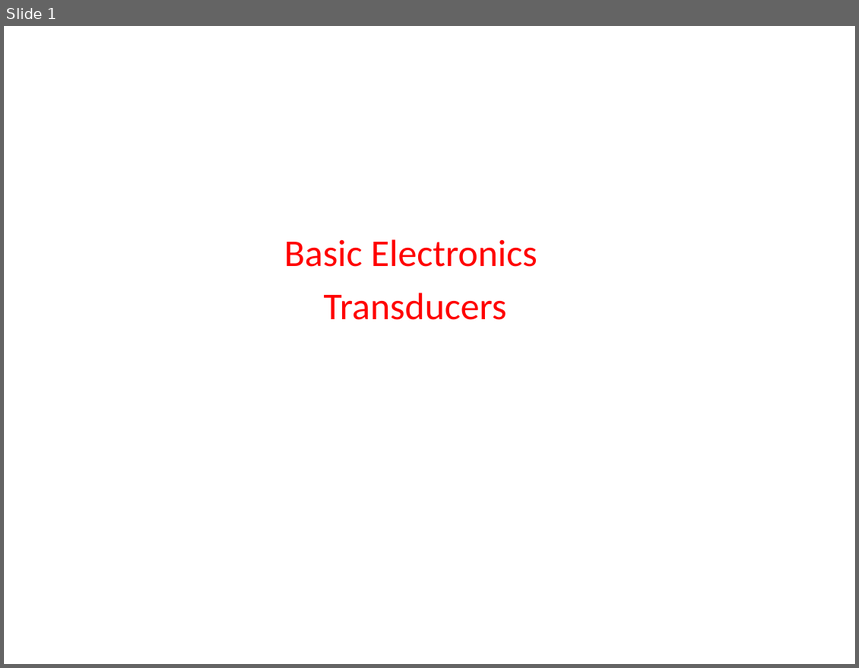
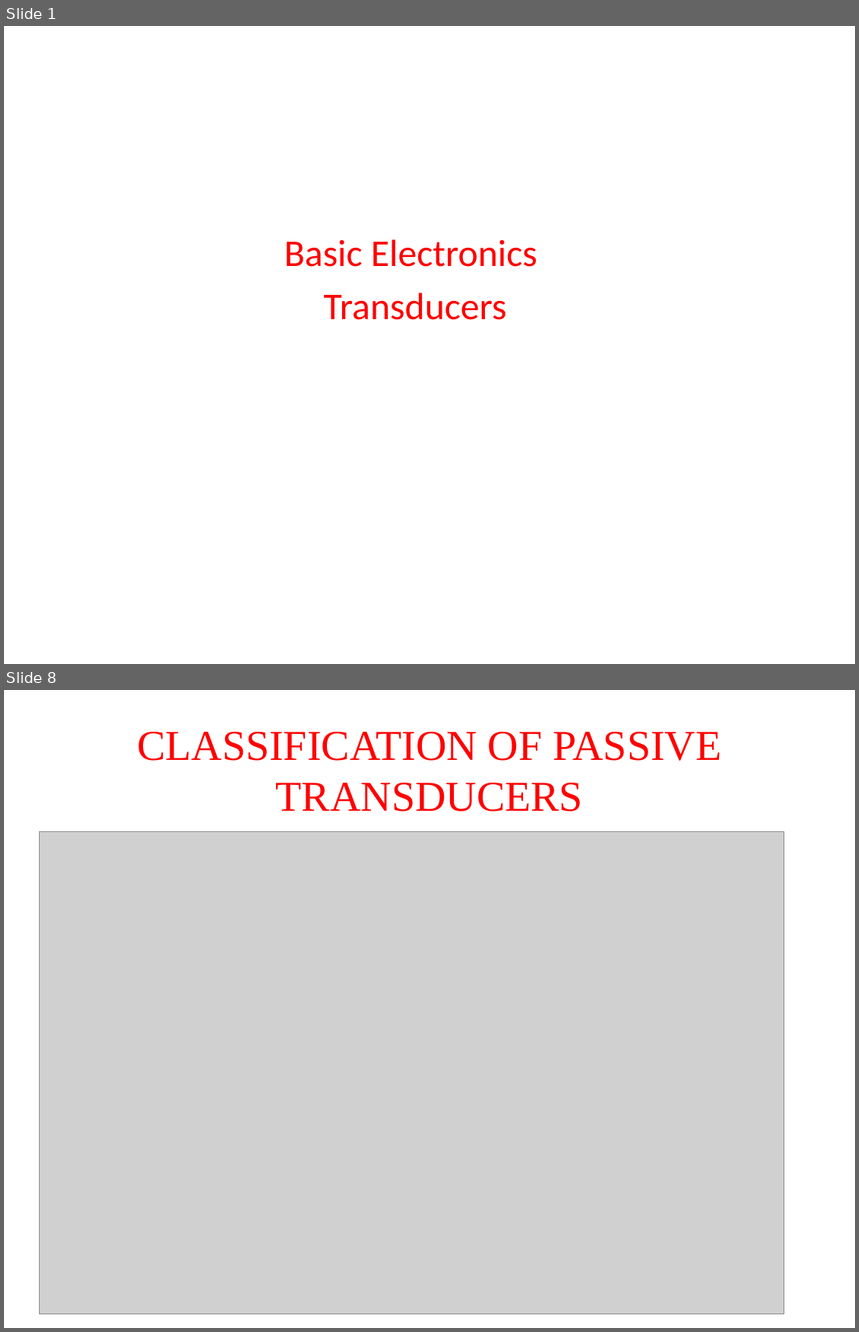
Before and after one commit to madhavirepe/Transducers, a slide deck: Transducers.pptx. Shown one above the other, each under a label of ours: slide 1 before the commit, slides 1 and 8 after it; the slides between them are not shown. The pictures are 859x668 and 859x1332 pixels, drawn with LibreOffice and Linux fonts; fonts in the diff are those of the drawing; grey boxes stand for pictures. Boxes give left, top, right and bottom in pixels: in the first picture for what was removed or moved away, otherwise in the second. Text is boxed around its words. In the diff, an @@ line names an element or a change of style, - is before the commit and + after.

```diff
--- a/Transducers.pptx
+++ b/Transducers.pptx
@@ slide 8 added at bbox=[4, 690, 855, 1328], background #FFFFFF @@
@@ title added at bbox=[137, 732, 721, 812], 36 pt, text #FF0000 @@
+CLASSIFICATION OF PASSIVE TRANSDUCERS
@@ picture added at bbox=[40, 832, 785, 1315] @@
```
Also in this commit, not shown: 21 other slides added.
